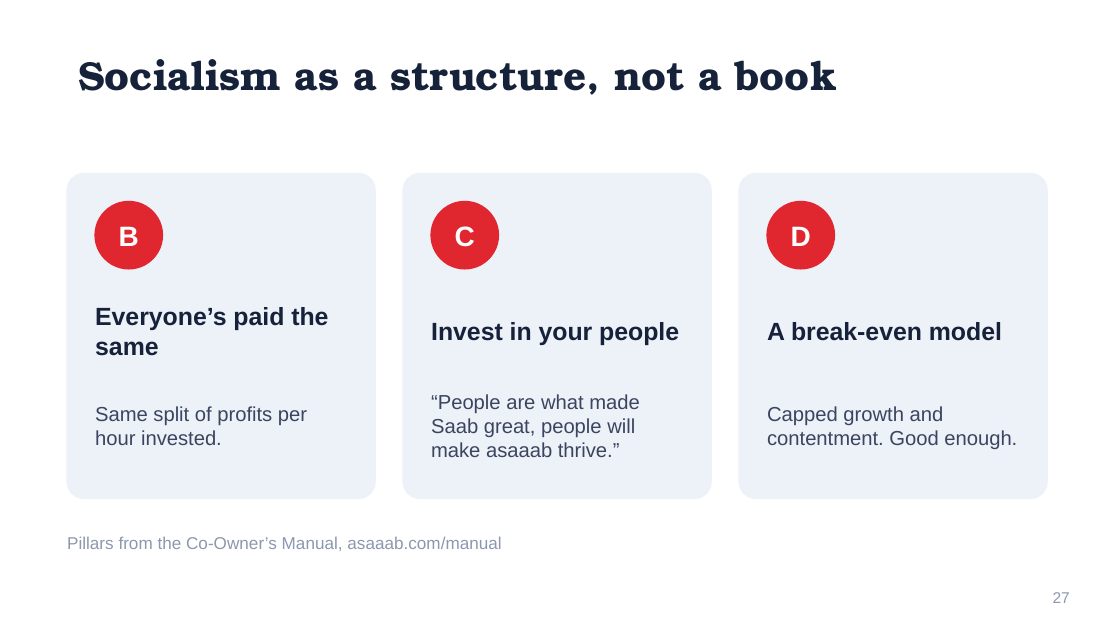
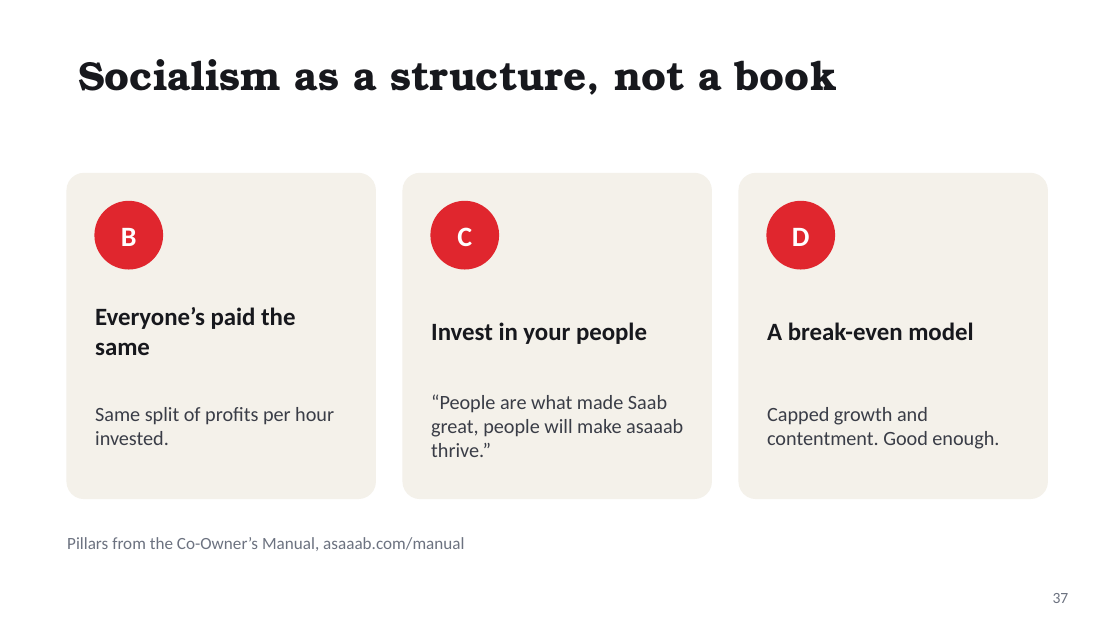
Before and after one commit to asaaab/asaaab.com, a slide deck: slide 37 of whimzmaxx/decks/The-Diary.pptx (slide 27 before the commit). Drawn at 1120x630 pixels with LibreOffice and Linux fonts; fonts in the diff are those of the drawing. Boxes give left, top, right and bottom in pixels: in the first picture for what was removed or moved away, otherwise in the second. Text is boxed around its words. In the diff, an @@ line names an element or a change of style, - is before the commit and + after.

```diff
--- a/whimzmaxx/decks/The-Diary.pptx
+++ b/whimzmaxx/decks/The-Diary.pptx
@@ title "Socialism as a structure, not ..." at <box>78,59,837,95</box>: text colour #16213A to #17181D @@
@@ fill #EDF1F8 to #F4F1EA; outline #EDF1F8 1 pt to #F4F1EA 1 pt in 3 elements at <box>403,174,711,498</box>, <box>739,174,1047,498</box>, <box>67,174,375,498</box> @@
@@ font Arial to Calibri in 3 elements at <box>121,228,137,246</box>, <box>457,227,472,246</box>, <box>792,228,810,246</box> @@
@@ font Arial to Calibri, text colour #16213A to #17181D in 3 elements at <box>95,307,295,355</box>, <box>431,322,647,344</box>, <box>767,322,973,340</box> @@
@@ font Arial to Calibri, text colour #3B4560 to #3A3D47 in 3 elements at <box>95,407,334,445</box>, <box>431,394,683,457</box>, <box>767,407,999,449</box> @@
@@ text "Pillars from the Co-Owner’s Manual, ..." at <box>67,537,464,551</box>: font Arial to Calibri, text colour #8C98AE to #6C7280 @@
@@ page number at <box>1053,593,1069,603</box>: text changed; font Arial to Calibri; text colour #8C98AE to #6C7280 @@
-27
+37
```
Also in this commit, not shown: 34 other slides changed, 10 slides added, 2 other files.
